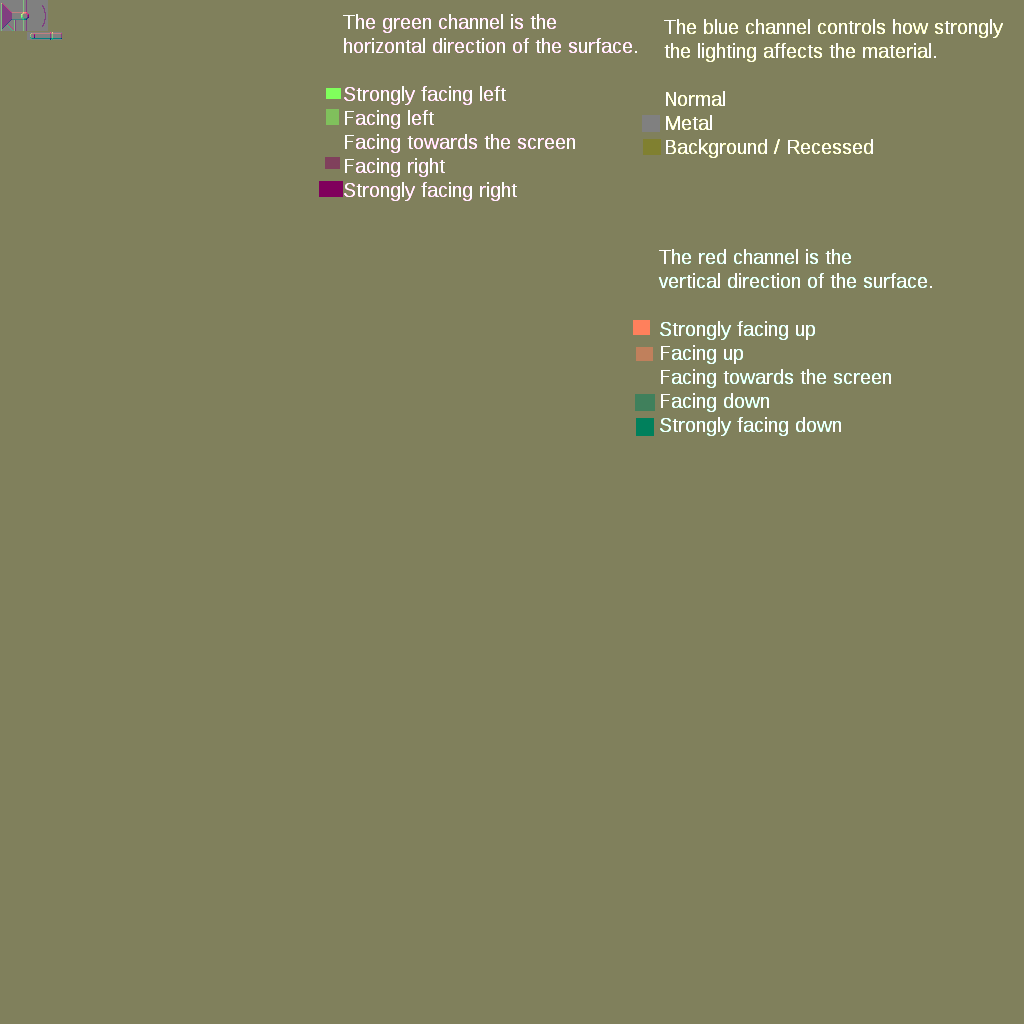
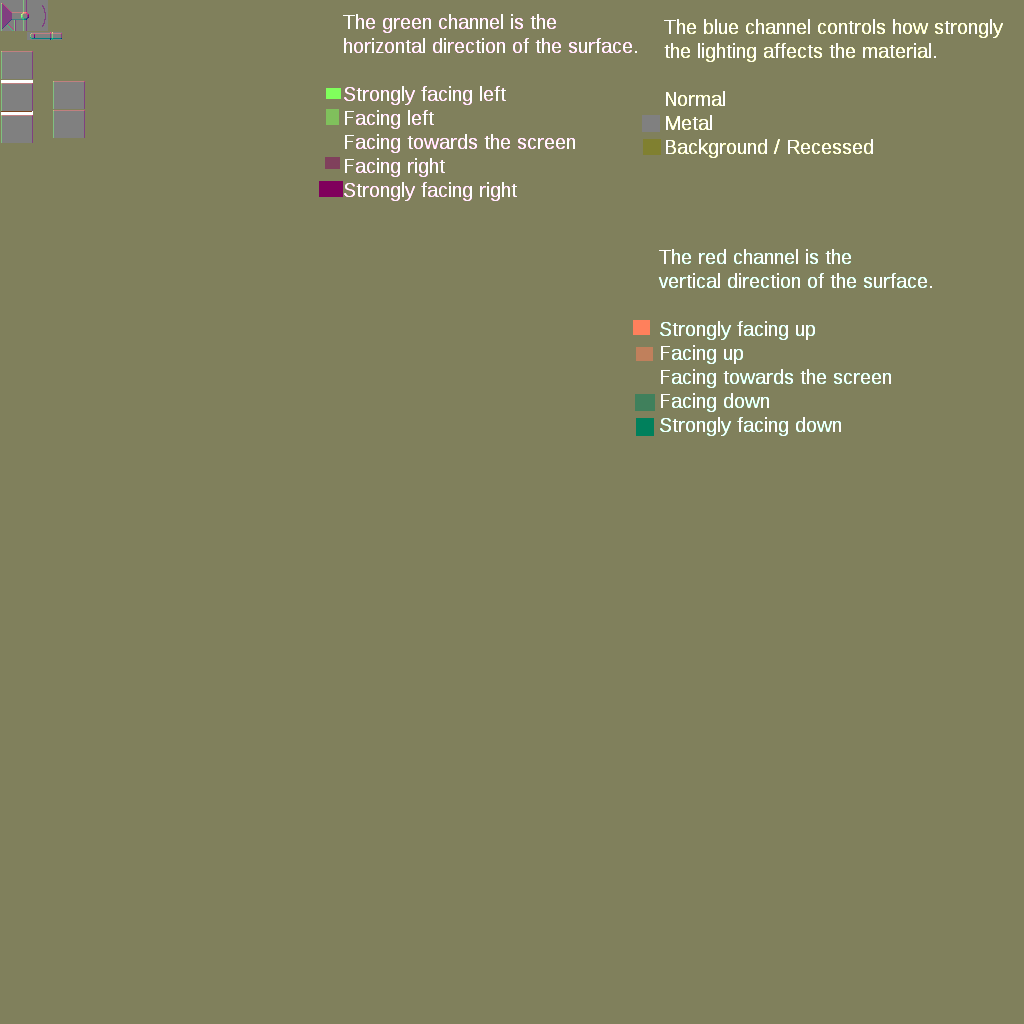
Layers edited between the first and the second 1024×1024 image:
painted on "Shiny" over (1, 51, 85, 143)
painted on "Horizontal" over (1, 51, 85, 143)
painted on "Vertical" over (1, 51, 85, 116)
painted on "my_spritesheet" over (1, 51, 33, 143)
hid "16x16 grid" over (1, 51, 85, 143)
